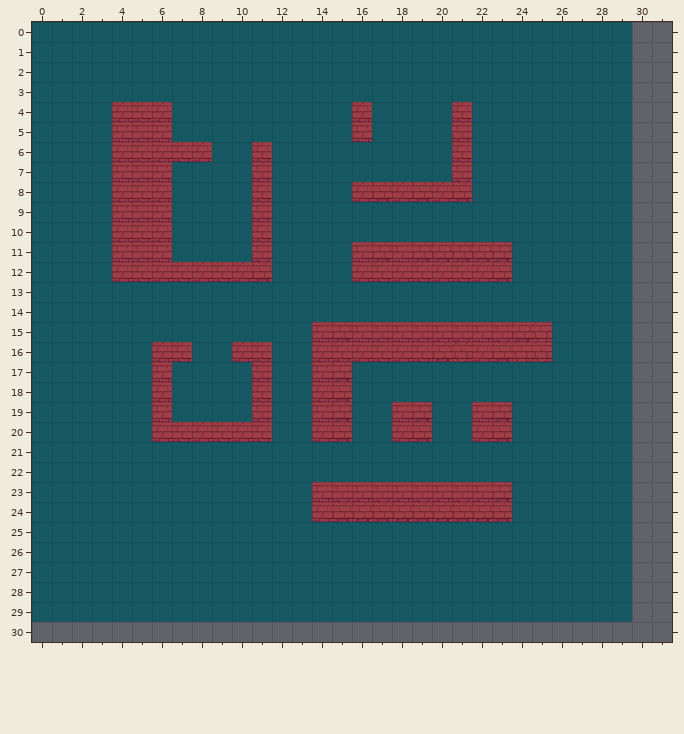
Tiled map, stored at assets/maps/medium3.tmx. Above, as it was before the edit.
Cells are 128x128 px. Shown: x 0..31, y 0..30.
Once edited:
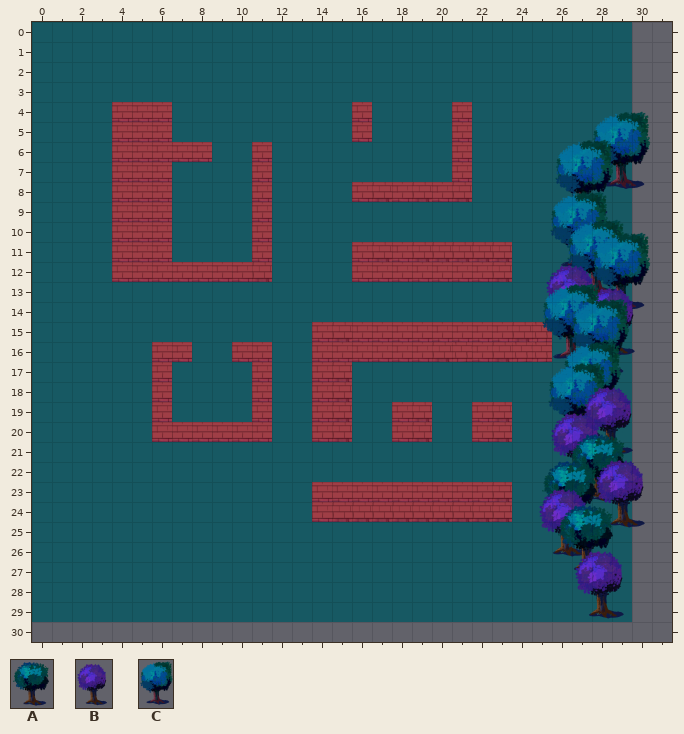
Key: from "trees": A 0 "tree1", B 1 "tree2", C 3 "tree4".
Objects are placed by their top-left corner, in cells (3,4 is the top-left corner of cell 3,4); size is 1x1 cell unless given.
Changes in this commit:
Layer "images" (added):
added: C "tree4" at 27.9,4.4 size 3.1x4.3
added: C "tree4" at 26,5.7 size 3.1x4.3
added: C "tree4" at 25.8,8.4 size 3.1x4.3
added: C "tree4" at 26.7,9.7 size 3.1x4.3
added: C "tree4" at 27.9,10.4 size 3.1x4.3
added: B "tree2" at 25.6,11.8 size 3x3.9
added: B "tree2" at 27.6,13 size 3x3.9
added: C "tree4" at 25.4,13 size 3.1x4.3
added: C "tree4" at 26.8,13.7 size 3.1x4.3
added: C "tree4" at 26.5,15.9 size 3.1x4.3
added: C "tree4" at 25.7,16.9 size 3.1x4.3
added: B "tree2" at 27.5,17.9 size 3x3.9
added: B "tree2" at 25.8,19.3 size 3x3.9
added: A "tree1" at 26.8,20.4 size 3.2x3.7
added: B "tree2" at 28.1,21.6 size 3x3.9
added: A "tree1" at 25.4,21.8 size 3.2x3.7
added: B "tree2" at 25.2,23 size 3x3.9
added: A "tree1" at 26.2,24 size 3.2x3.7
added: B "tree2" at 27.1,26.2 size 3x3.9
Where, in picture pixels (left, top, right, bottom), the same in both pictures:
added: (539, 111, 651, 619)
